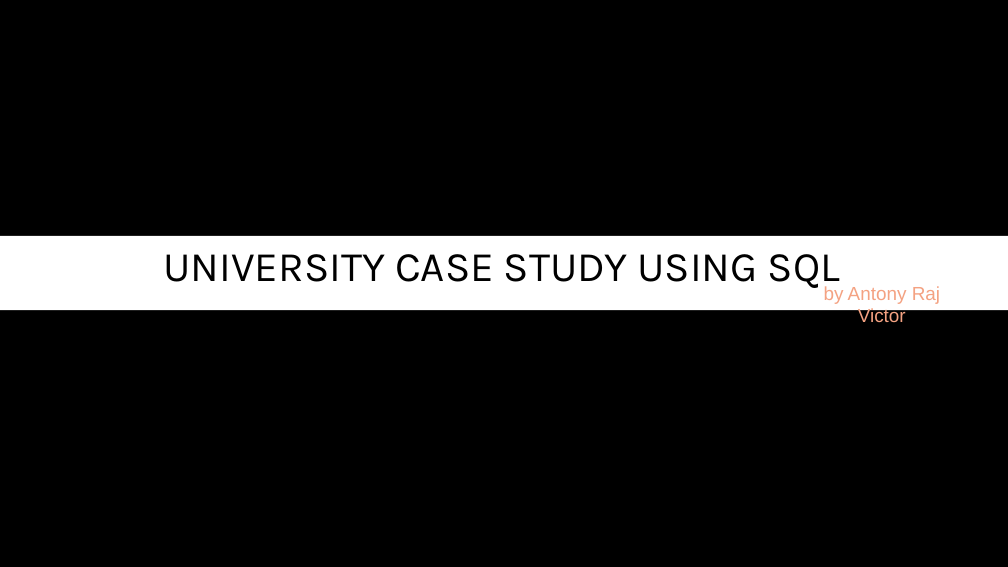
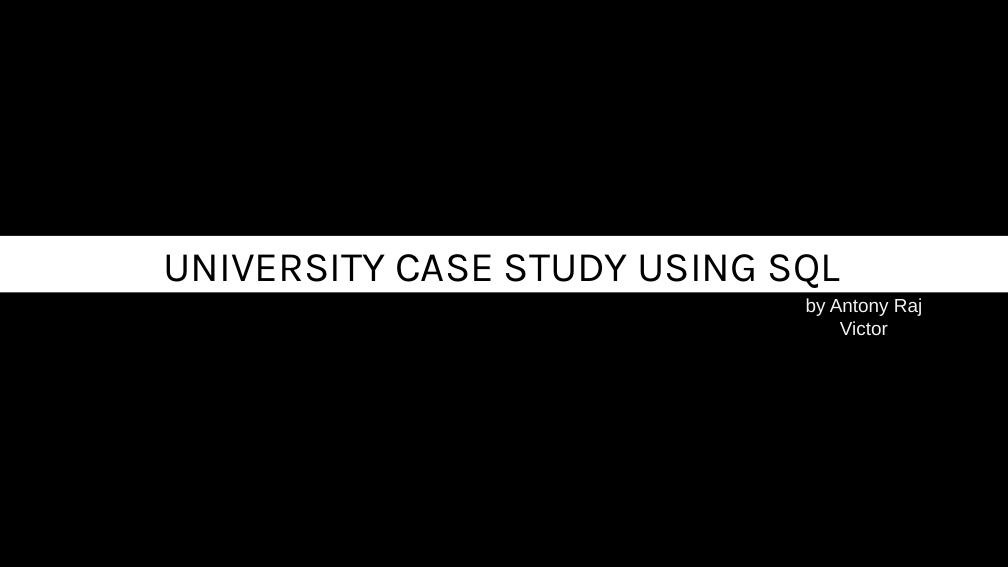
Before and after one commit to Antooo8/Antooo8, a slide deck: slide 1 of University Case study.pptx. Drawn at 1008x567 pixels with LibreOffice and Linux fonts; fonts in the diff are those of the drawing; background and template pictures are left out. Boxes give left, top, right and bottom in pixels: in the first picture for what was removed or moved away, otherwise in the second. Text is boxed around its words. In the diff, an @@ line names an element or a change of style, - is before the commit and + after.

```diff
--- a/University Case study.pptx
+++ b/University Case study.pptx
@@ rectangle "UNIVERSITY CASE STUDY USING SQL" resized from (x1=0, y1=236, x2=1008, y2=310) to (x1=0, y1=236, x2=1008, y2=293) @@
@@ text "by Antony Raj Victor" moved from (x1=824, y1=286, x2=940, y2=322) to (x1=806, y1=298, x2=922, y2=335) @@
@@ text "by Antony Raj Victor" at (x1=806, y1=298, x2=922, y2=335): text colour #F4A283 to #F2F2F2 @@
```
Also in this commit, not shown: 24 slides removed.
